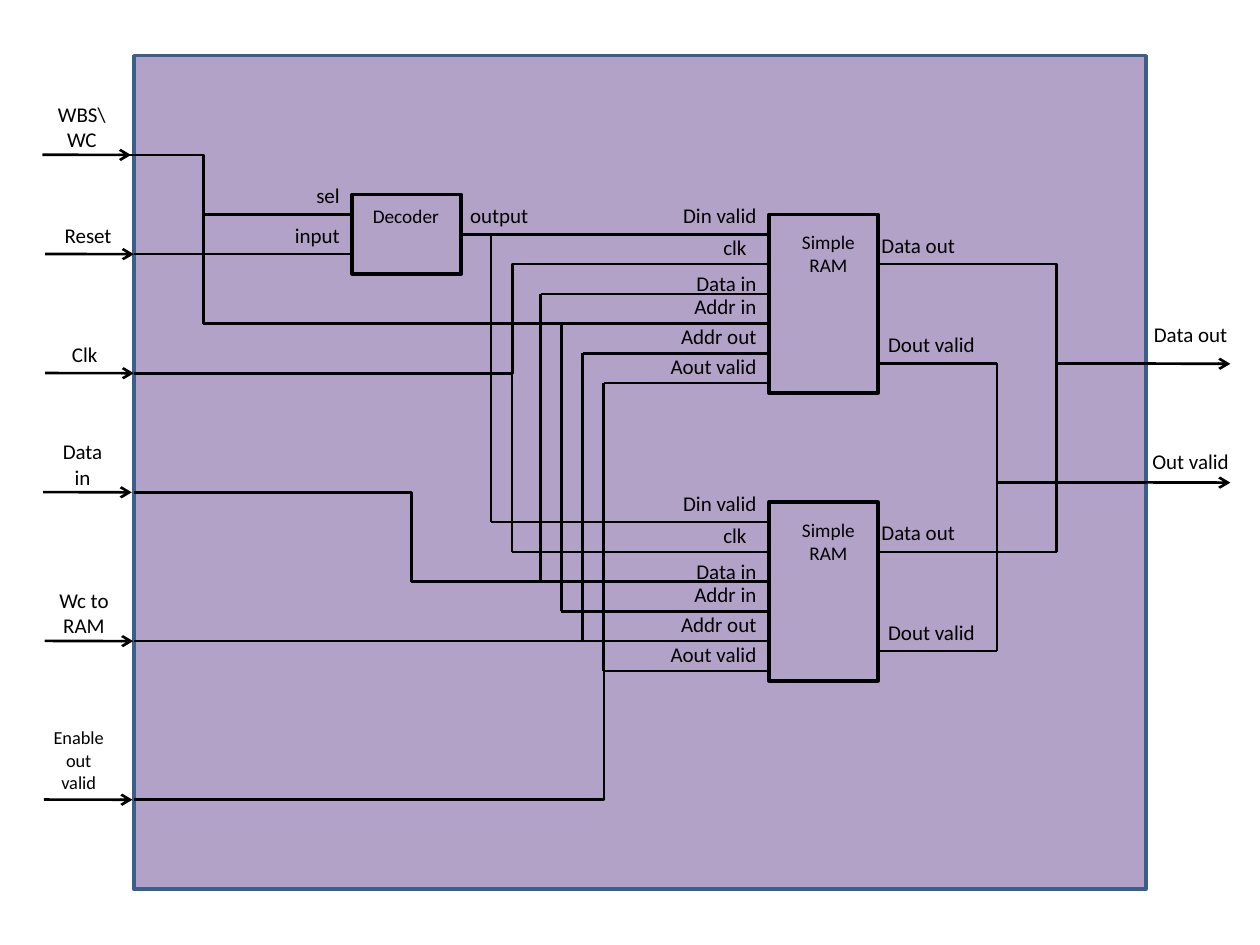
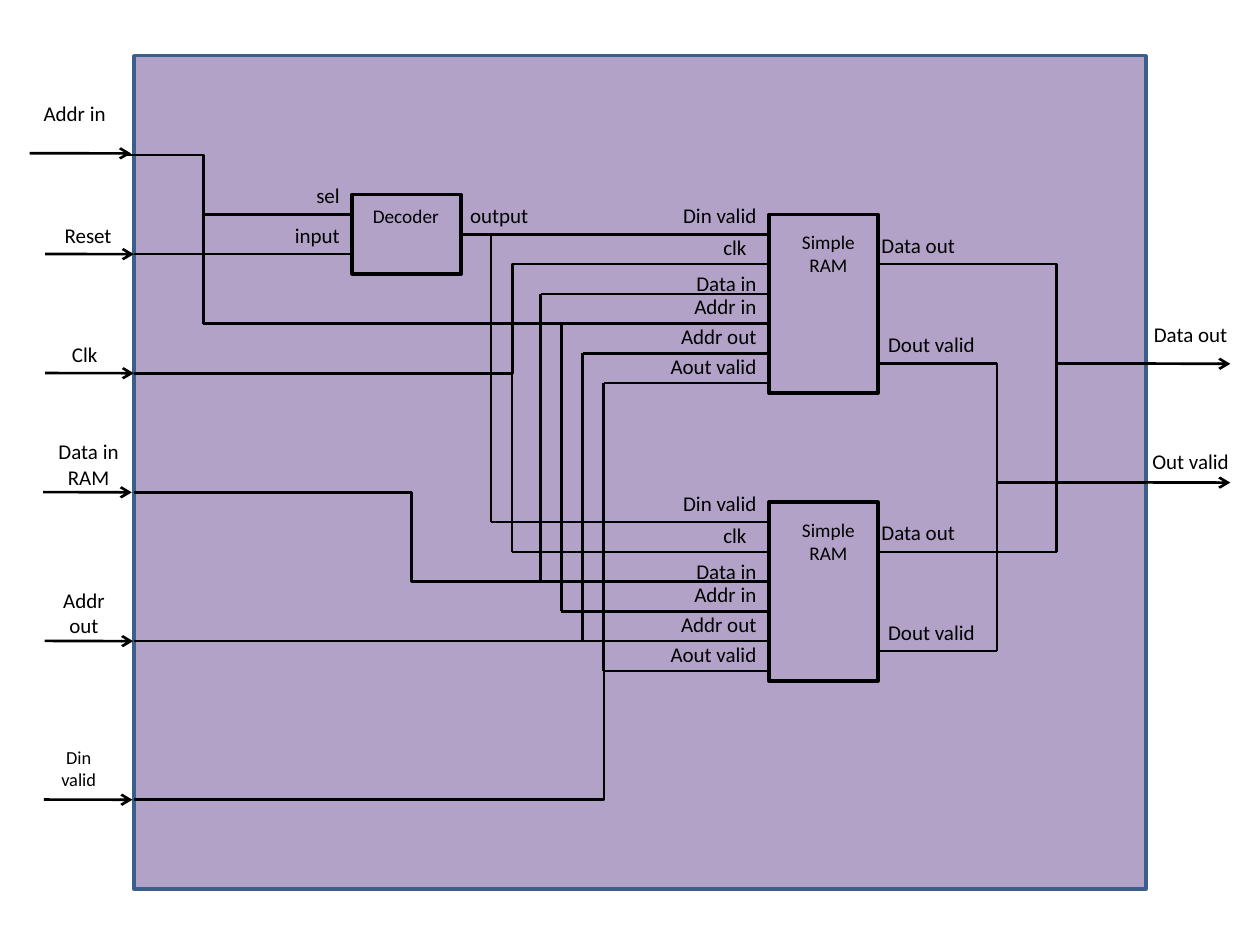
Before and after one commit to battellino/moran-zvika-project, a slide deck: slide 3 of core/Regesters Diagram.pptx. Drawn at 1260x945 pixels with LibreOffice and Linux fonts; fonts in the diff are those of the drawing. Boxes give left, top, right and bottom in pixels: in the first picture for what was removed or moved away, otherwise in the second. Text is boxed around its words. In the diff, an @@ line names an element or a change of style, - is before the commit and + after.

```diff
--- a/core/Regesters Diagram.pptx
+++ b/core/Regesters Diagram.pptx
@@ text at [44, 106, 106, 121]: text changed @@
-WBS\WC
+Addr in
@@ arrow moved from (43, 155) - (131, 155) to (29, 154) - (131, 154) @@
@@ text at [58, 444, 119, 485]: text changed @@
-Data in
+Data in RAM
@@ text at [63, 593, 104, 640]: text changed @@
-Wc to RAM
+Addr out
@@ text at [61, 751, 96, 786]: text changed @@
-Enable out valid
+Din valid
```
Also in this commit, not shown: 1 other slide changed, 2 other files.
